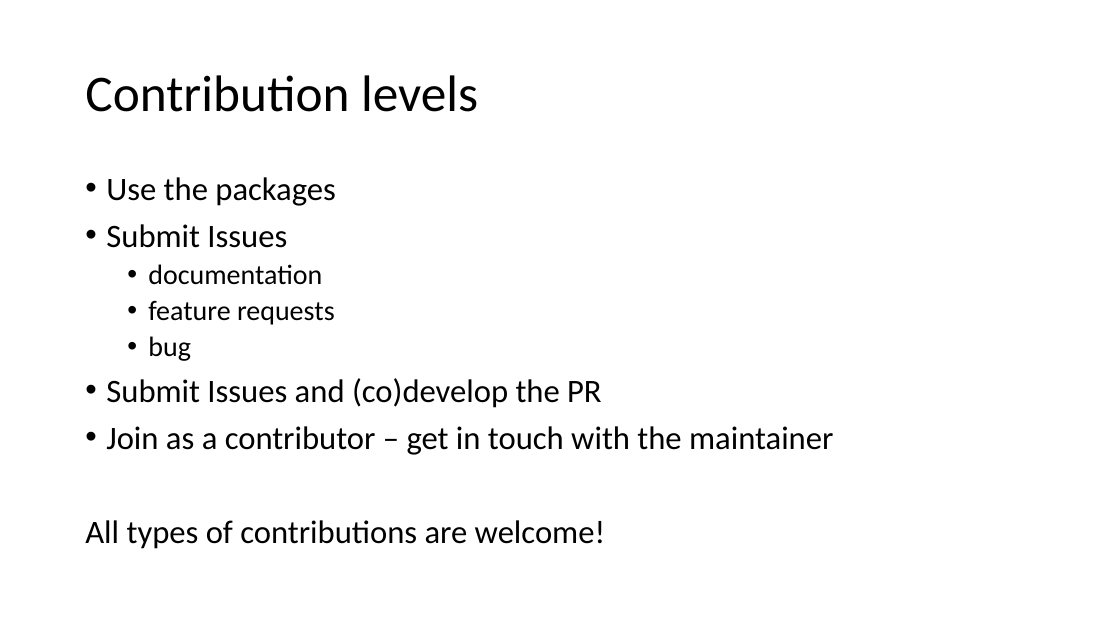
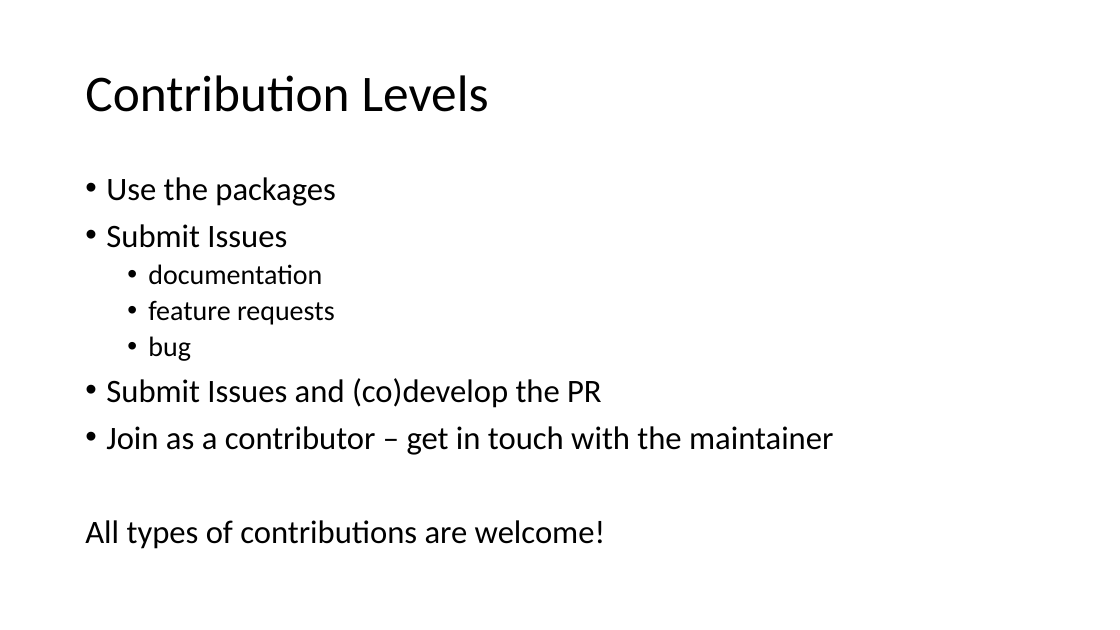
Before and after one commit to posit-conf-2023/r-pharma, a slide deck: slide 18 of 04-pharmaverse/04-Contributing_To_The_Pharmaverse.pptx (slide 11 before the commit). Drawn at 1120x630 pixels with LibreOffice and Linux fonts; fonts in the diff are those of the drawing. Boxes give left, top, right and bottom in pixels: in the first picture for what was removed or moved away, otherwise in the second. Text is boxed around its words. In the diff, an @@ line names an element or a change of style, - is before the commit and + after.

```diff
--- a/04-pharmaverse/04-Contributing_To_The_Pharmaverse.pptx
+++ b/04-pharmaverse/04-Contributing_To_The_Pharmaverse.pptx
@@ title at (85, 75, 489, 112): text changed @@
-Contribution levels
+Contribution Levels
```
Also in this commit, not shown: 8 other slides changed, 8 slides added, 1 slide removed.
